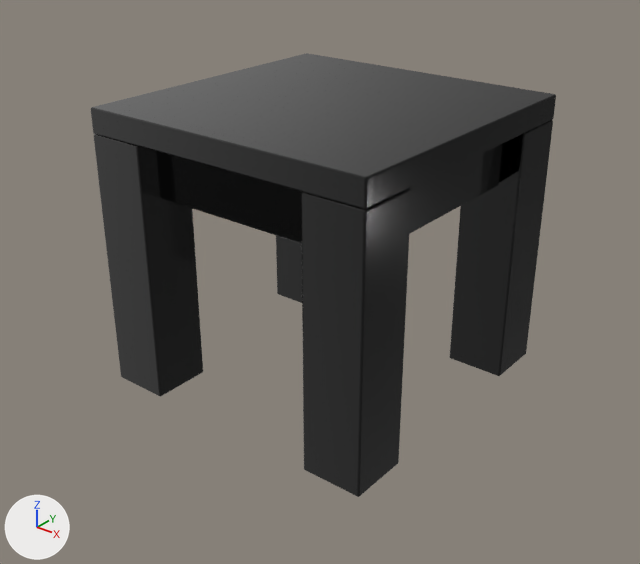
A saved change to the glTF model blender/rooms/green/green-room-interactive.glb.
Both versions are drawn from a camera (50 mm lens) standing at (1.407, -1.797, 1.381) and looking at (0.019, -0.063, 0.306). Every picture has the same lights, and +X, +Y and +Z are marked at lower left. The picture after the commit comes second. Where no turn or scale is listed for an object, it has been applied to the vertices. Vertices at exactly the same position are counted once.

In view in the first picture: 'GreenCoffeeTable_Mesh.001'.
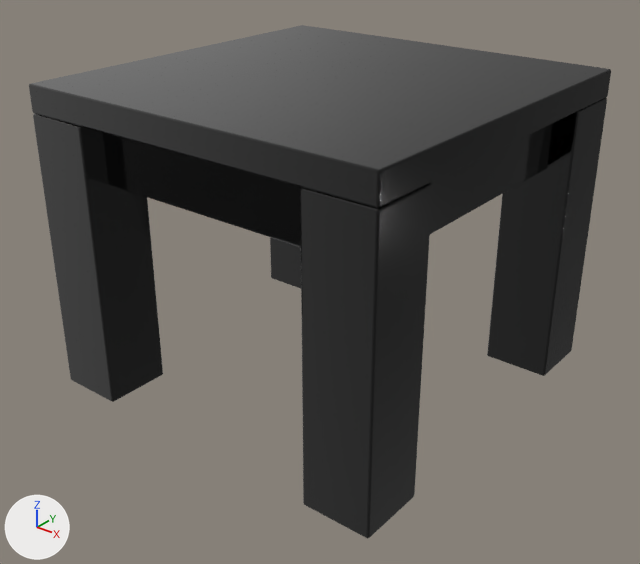
Changed parts and their boxes (x1, y1, x2, y2) in the pictures (640 x 564 px; the box of a moved part takes in the faces that stretch with it):
'GreenCoffeeTable_Mesh.001', reshaped (25% wider, 16% taller)
    before: (91, 53, 556, 497)
    after: (29, 25, 611, 538)
part 1 of me_greencoffeetable_meshdata_001, moved or reshaped
    before: (156, 151, 302, 244)
    after: (103, 133, 301, 247)
part 2 of me_greencoffeetable_meshdata_001, moved or reshaped
    before: (409, 144, 502, 234)
    after: (430, 124, 552, 234)
part 3 of me_greencoffeetable_meshdata_001, moved or reshaped
    before: (91, 53, 556, 497)
    after: (29, 25, 611, 538)

The change in detail:
me_greencoffeetable_meshdata_001 is used by ob_greencoffeetable_mesh_001; location (0.0, 0.0, 0.0).
me_greencoffeetable_meshdata_001 had 860 vertices, 1692 faces and spanned x -0.432..0.432, y -0.432..0.432, z 0.0..0.8.
me_greencoffeetable_meshdata_001 now has 860 vertices, 1692 faces and spans x -0.533..0.533, y -0.533..0.533, z 0.0..0.864.
me_greencoffeetable_meshdata_001 part 1: the loose piece of 96 vertices spanning x -0.26..0.26, y -0.375..-0.317, z 0.578..0.73 is scaled about its middle by (1.32, 1.11, 1.08), then moved by (0.0, -0.092, 0.051).
me_greencoffeetable_meshdata_001 part 2: the loose piece of 96 vertices spanning x 0.317..0.375, y -0.26..0.26, z 0.578..0.73 is scaled about its middle by (1.11, 1.32, 1.08), then moved by (0.092, 0.0, 0.051).
me_greencoffeetable_meshdata_001 part 3: 476 of 860 vertices moved; they spanned x -0.432..0.432, y -0.432..0.432, z 0.0..0.8 and now span x -0.533..0.533, y -0.533..0.533, z 0.0..0.864; mean shift (0.0, 0.0, 0.035); largest move (-0.43, -0.429, 0.797) -> (-0.532, -0.53, 0.861).
Other edits to the shape of me_greencoffeetable_meshdata_001 do not show in these pictures.
